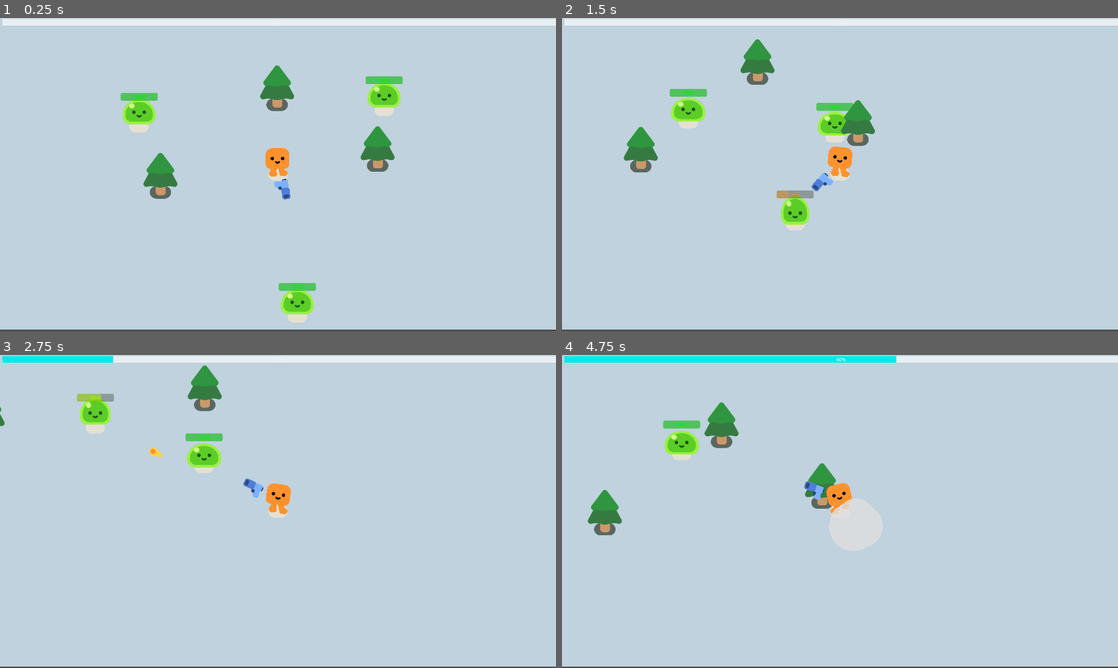
Above: before the commit, frames 1-4 (two rows, left to right).
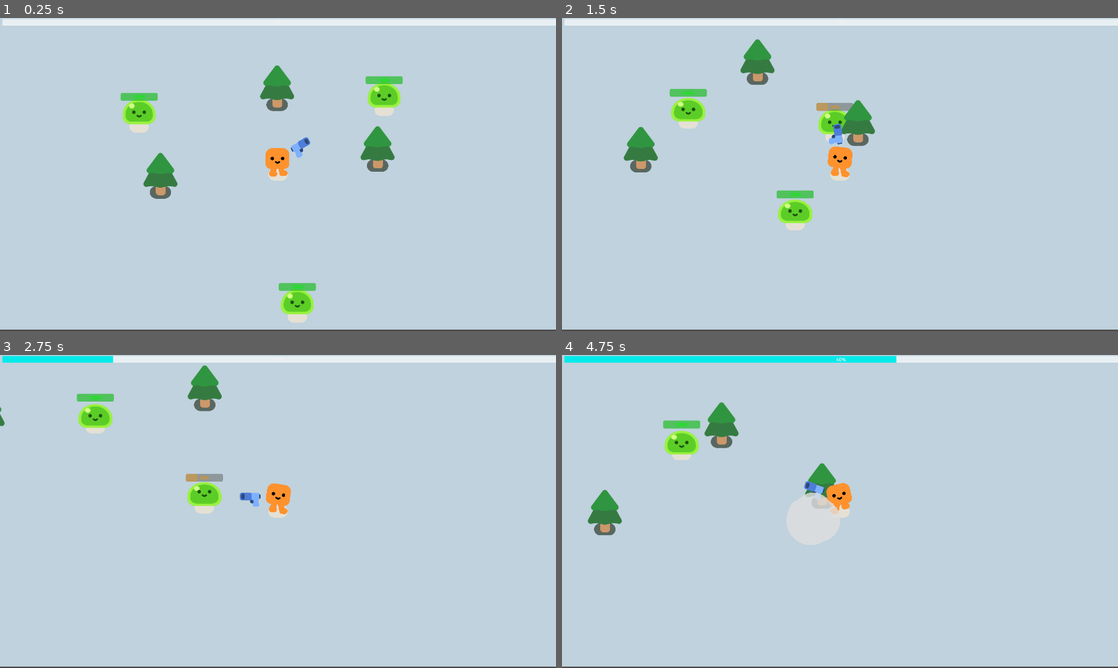
Above: after the commit, the same moments.

Repository: BromarBalkis/LampHireSurvivors
Game: Godot game, scene res://game.tscn
Two runs of this game, one before a commit and one after it. Both use one fixed random seed, a clock stepped at 60 frames per second and the inputs below.
Inputs:
- Up to frame 1 (0.25 s): no input
- Up to frame 2 (1.5 s): hold D (move_right) 0.53-1.28 s; hold S (move_down) from 1.28 s (still down)
- Up to frame 3 (2.75 s): release S (move_down) at 2.03 s; hold D (move_right) from 2.03 s (still down)
- Up to frame 4 (4.75 s): release D (move_right) at 2.78 s; hold W (move_up) 2.78-3.53 s; hold A (move_left) from 3.53 s (still down)

The runs differ from the first frame. In frame 1, 0.2% of the frame differs, in the area x 49-56%, y 38-58%; in frame 2, 0.9%; in frame 3, 2.0%; in frame 4, 2.2%, in the area x 40-58%, y 44-63%.

Commit message:
gun now always targets the closest enemy

Diff:
--- a/Gun2.gd
+++ b/Gun2.gd
@@ -1,4 +1,4 @@
-extends Area2D
+extends ShapeCast2D
 
 var enemies_in_range
 var target_enemy
@@ -9,11 +9,13 @@
 @onready var bullet_container = $bulletContainer
 
 func _physics_process(_delta: float) -> void:
-	enemies_in_range = get_overlapping_bodies()
+	enemies_in_range = collision_result #returns array
 	if enemies_in_range.size() > 0:
-		target_enemy = enemies_in_range.front()
-		look_at(target_enemy.global_position)
+		target_enemy = get_collider(0) #gets the closest guy
+		if target_enemy != null:
+			look_at(target_enemy.global_position)
 	rotate_gun()
+
 
 func rotate_gun():
 	rotation = fmod(rotation, 2*PI) #modulo of 2pi (its in rads)
--- a/gun.tscn
+++ b/gun.tscn
@@ -3,16 +3,14 @@
 [ext_resource type="Script" uid="uid://dcw0jnbyjbk6e" path="res://Gun2.gd" id="1_kw0bs"]
 [ext_resource type="Texture2D" uid="uid://cswb5do8rrj7q" path="res://pistol/pistol.png" id="1_vk1bi"]
 
-[sub_resource type="CircleShape2D" id="CircleShape2D_dk5gl"]
-radius = 972.06226
+[sub_resource type="CircleShape2D" id="CircleShape2D_kw0bs"]
+radius = 950.0
 
-[node name="Gun" type="Area2D" groups=["gun"]]
-collision_layer = 0
+[node name="EnemySweep" type="ShapeCast2D" groups=["gun"]]
+shape = SubResource("CircleShape2D_kw0bs")
+target_position = Vector2(0, 0)
 collision_mask = 4
 script = ExtResource("1_kw0bs")
-
-[node name="DetectionRange" type="CollisionShape2D" parent="."]
-shape = SubResource("CircleShape2D_dk5gl")
 
 [node name="WeaponPivot" type="Marker2D" parent="."]
 
--- a/project.godot
+++ b/project.godot
@@ -87,6 +87,7 @@
 
 window/size/viewport_width=1920
 window/size/viewport_height=1080
+window/size/always_on_top=true
 window/stretch/mode="viewport"
 
 [dotnet]
Not shown: 1 places in gun.tscn that only renumber resources
